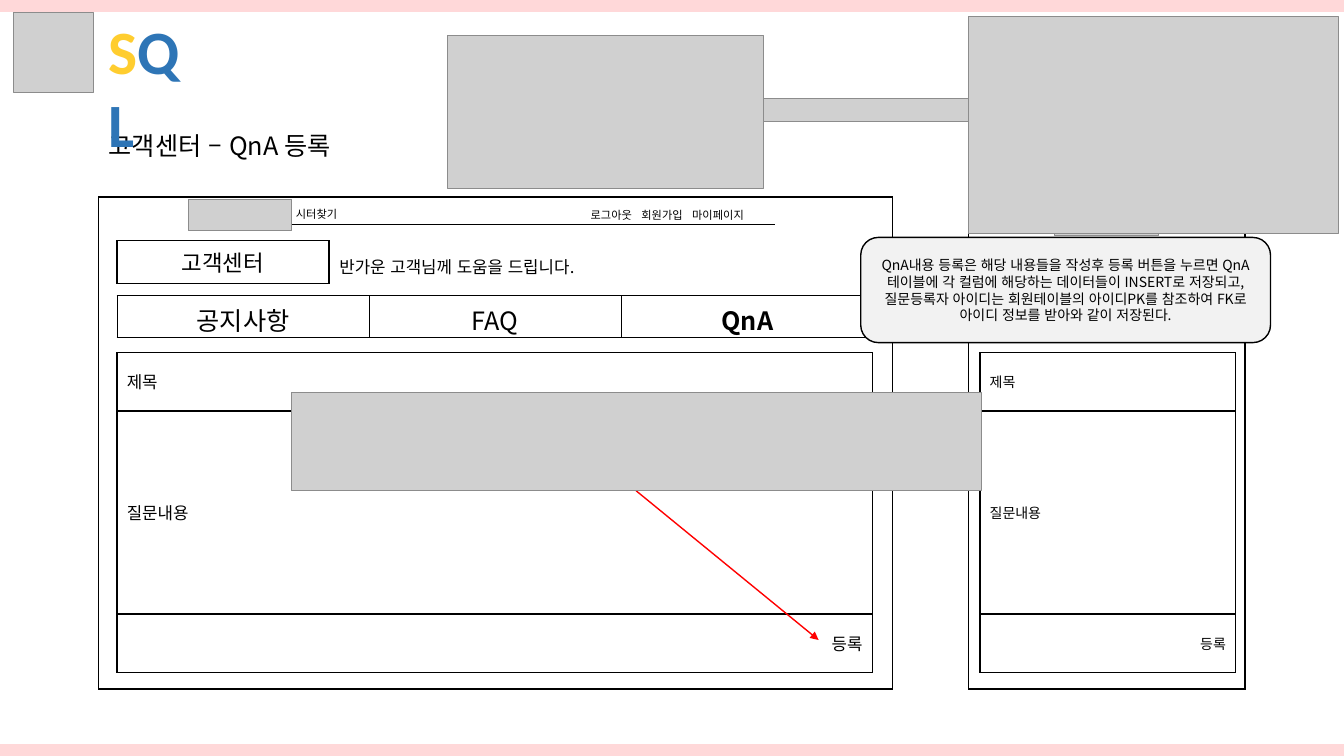
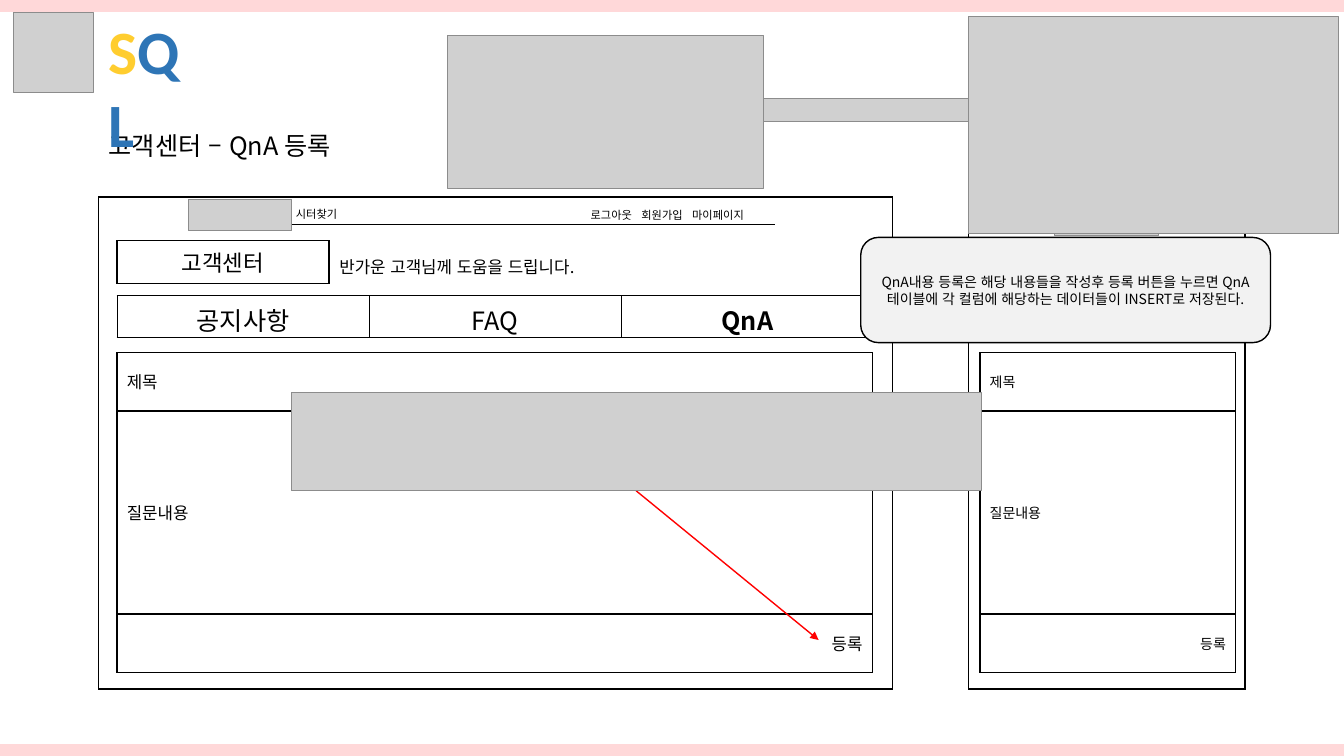
Before and after one commit to hhsw07/ezen-academy-projects, a slide deck: slide 24 of 3조 화면설계서 - SQL 통합.pptx. Drawn at 1344x756 pixels with LibreOffice and Linux fonts; fonts in the diff are those of the drawing; grey boxes stand for pictures. Boxes give left, top, right and bottom in pixels: in the first picture for what was removed or moved away, otherwise in the second. Text is boxed around its words. In the diff, an @@ line names an element or a change of style, - is before the commit and + after.

```diff
--- a/3조 화면설계서 - SQL 통합.pptx
+++ b/3조 화면설계서 - SQL 통합.pptx
@@ text in rounded rectangle at [882, 275, 1244, 305]: text changed @@
-QnA내용 등록은 해당 내용들을 작성후 등록 버튼을 누르면 QnA테이블에 각 컬럼에 해당하는 데이터들이 INSERT로 저장되고, 질문등록자 아이디는 회원테이블의 아이디PK를 참조하여 FK로 아이디 정보를 받아와 같이 저장된다.
+QnA내용 등록은 해당 내용들을 작성후 등록 버튼을 누르면 QnA테이블에 각 컬럼에 해당하는 데이터들이 INSERT로 저장된다.
```
Also in this commit, not shown: 4 other slides changed.
